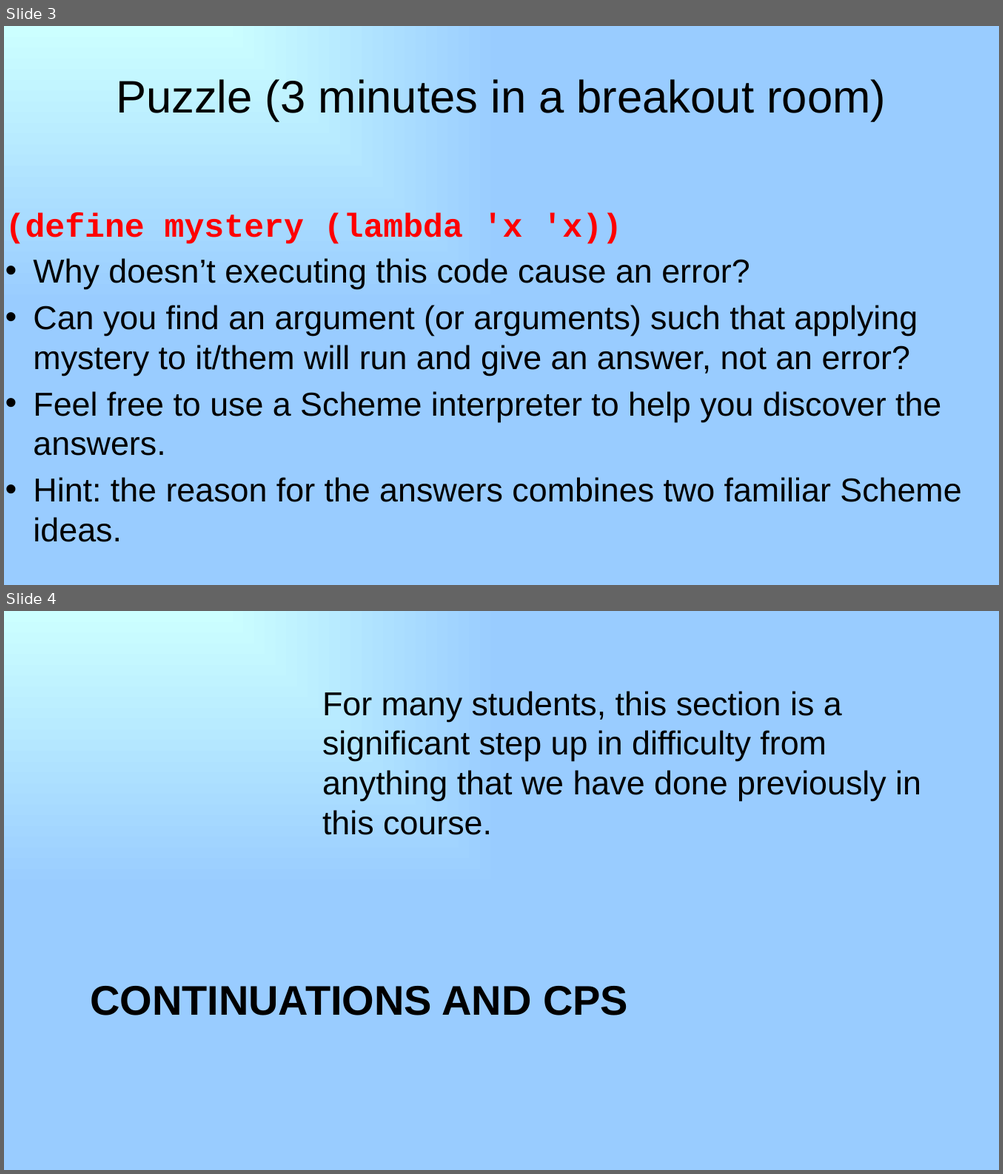
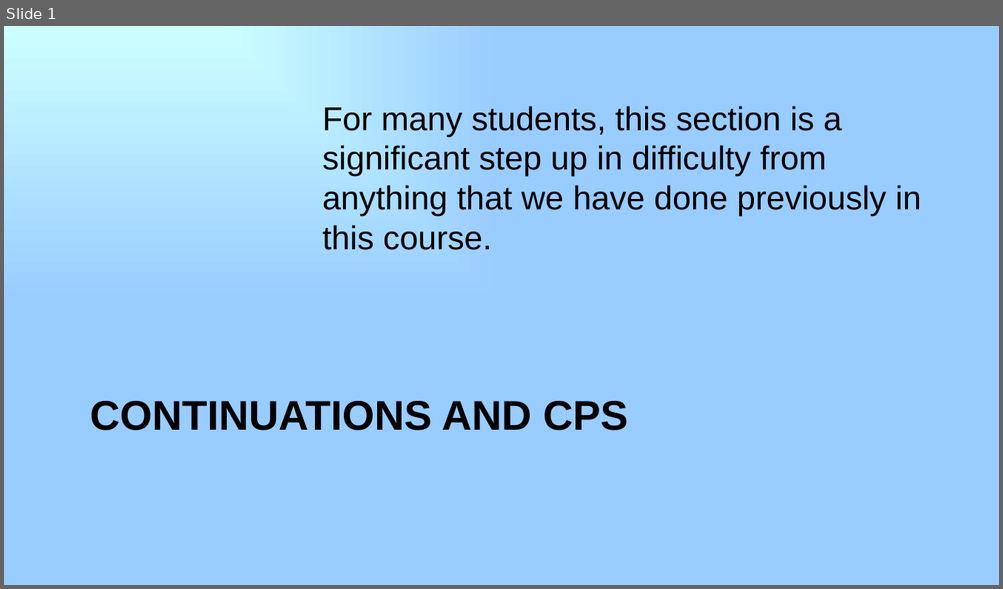
Before and after one commit to RHIT-CSSE/csse304, a slide deck: ClassMaterials/Continuations/21-continuations-and-CPS.pptx. Shown one above the other, each under a label of ours: slides 3 and 4 before the commit, slide 1 after it. The pictures are 1003x1174 and 1003x589 pixels, drawn with LibreOffice and Linux fonts; fonts in the diff are those of the drawing. Boxes give left, top, right and bottom in pixels: in the first picture for what was removed or moved away, otherwise in the second. Text is boxed around its words. In the diff, an @@ line names an element or a change of style, - is before the commit and + after.

```diff
--- a/ClassMaterials/Continuations/21-continuations-and-CPS.pptx
+++ b/ClassMaterials/Continuations/21-continuations-and-CPS.pptx
@@ slide 3 removed at [4, 26, 999, 585], background gradient #CCFFFF to #99CCFF @@
@@ title removed at [116, 79, 885, 121] @@
-Puzzle (3 minutes in a breakout room)
@@ text removed at [5, 213, 961, 543] @@
-(define mystery (lambda ′x ′x))
-• Why doesn’t executing this code cause an error?
-• Can you find an argument (or arguments) such that applying mystery to it/them will run and give an answer, not an error?
-• Feel free to use a Scheme interpreter to help you discover the answers.
-• Hint: the reason for the answers combines two familiar Scheme ideas.
@@ what was slide 4 is now slide 1 @@
```
Also in this commit, not shown: 2 other slides removed, 5 other files.
